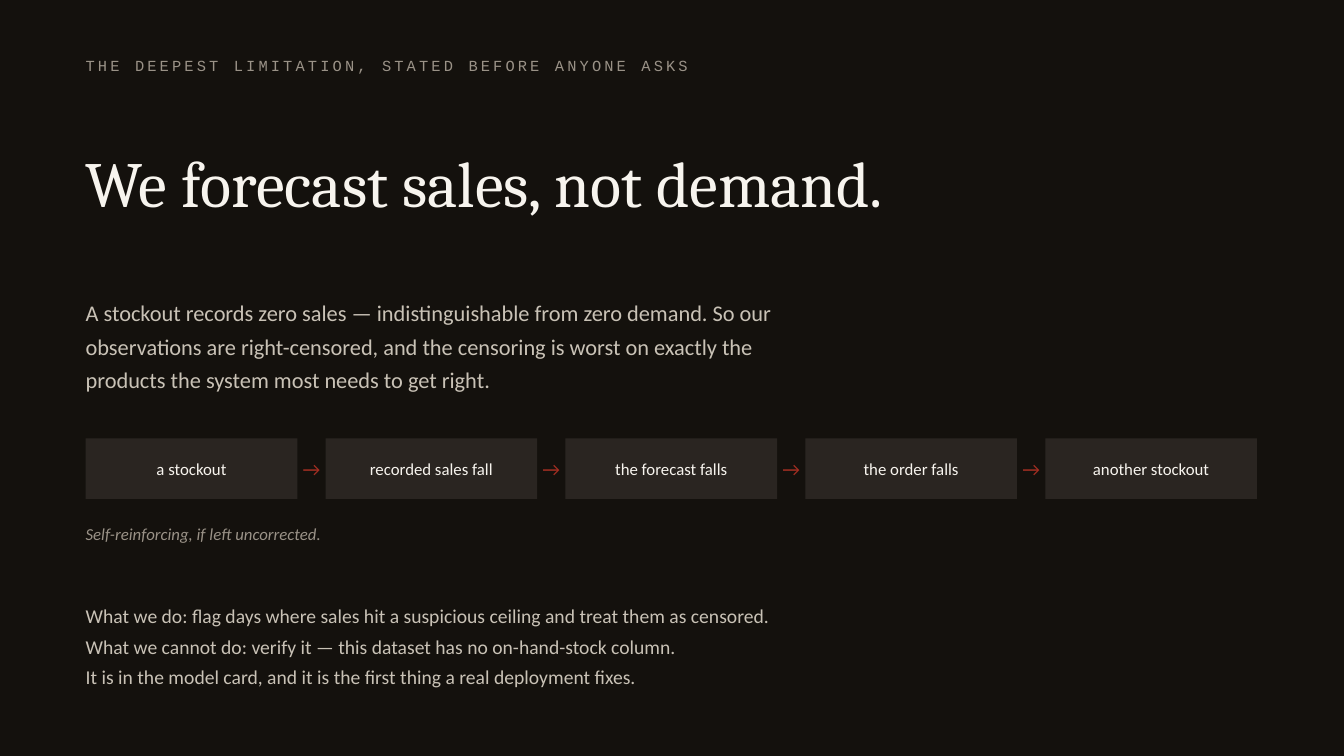
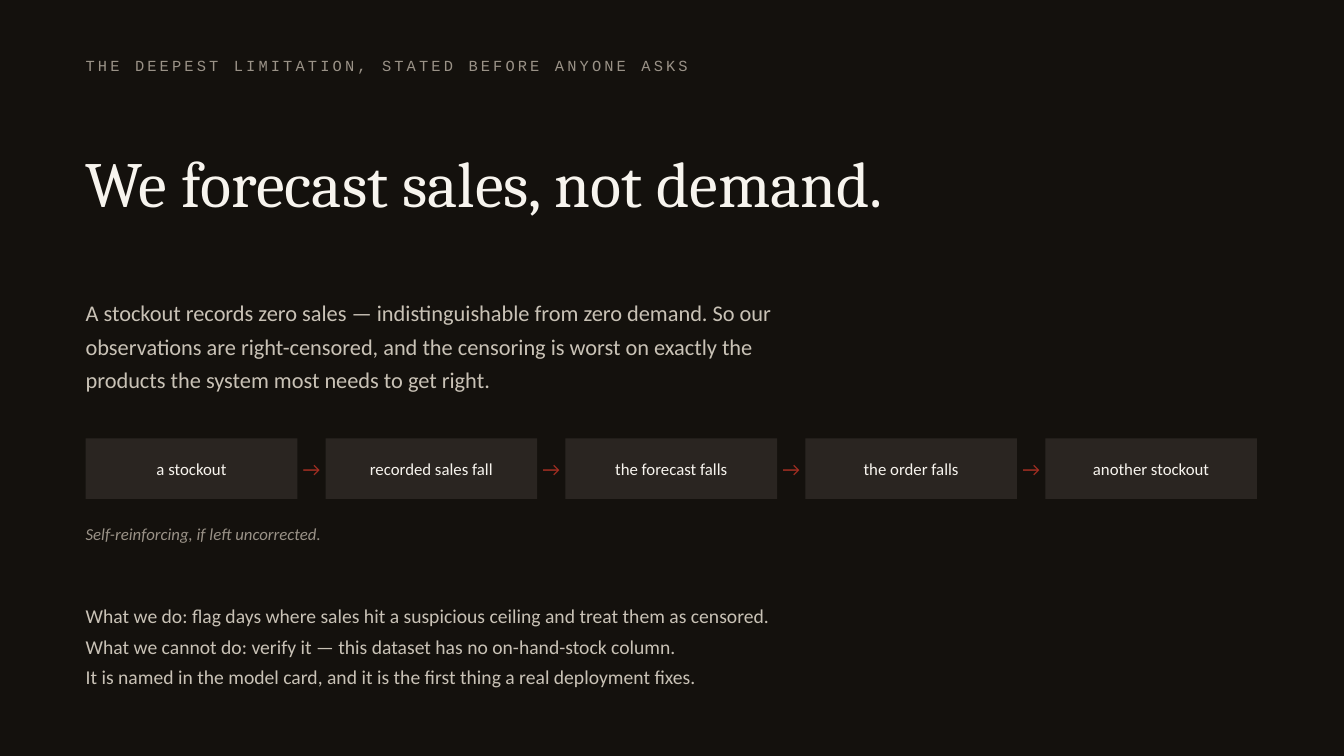
Before and after one commit to yashdoke7/pharmapulse, a slide deck: slide 16 of deck/PharmaPulse.pptx (slide 12 before the commit). Drawn at 1344x756 pixels with LibreOffice and Linux fonts; fonts in the diff are those of the drawing. Boxes give left, top, right and bottom in pixels: in the first picture for what was removed or moved away, otherwise in the second. Text is boxed around its words. In the diff, an @@ line names an element or a change of style, - is before the commit and + after.

```diff
--- a/deck/PharmaPulse.pptx
+++ b/deck/PharmaPulse.pptx
@@ text at [86,670,696,688]: text changed @@
-It is in the model card, and it is the first thing a real deployment fixes.
+It is named in the model card, and it is the first thing a real deployment fixes.
```
Also in this commit, not shown: 8 other slides changed, 8 slides added, 4 slides removed, 17 other files.
